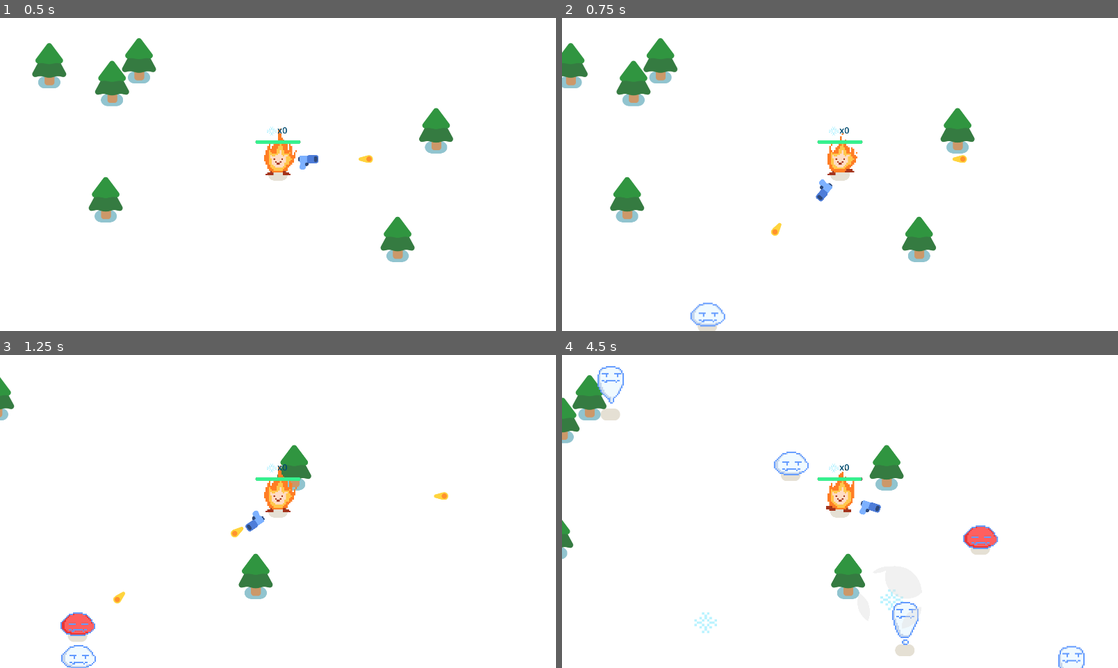
Above: before the commit, frames 1-4 (two rows, left to right).
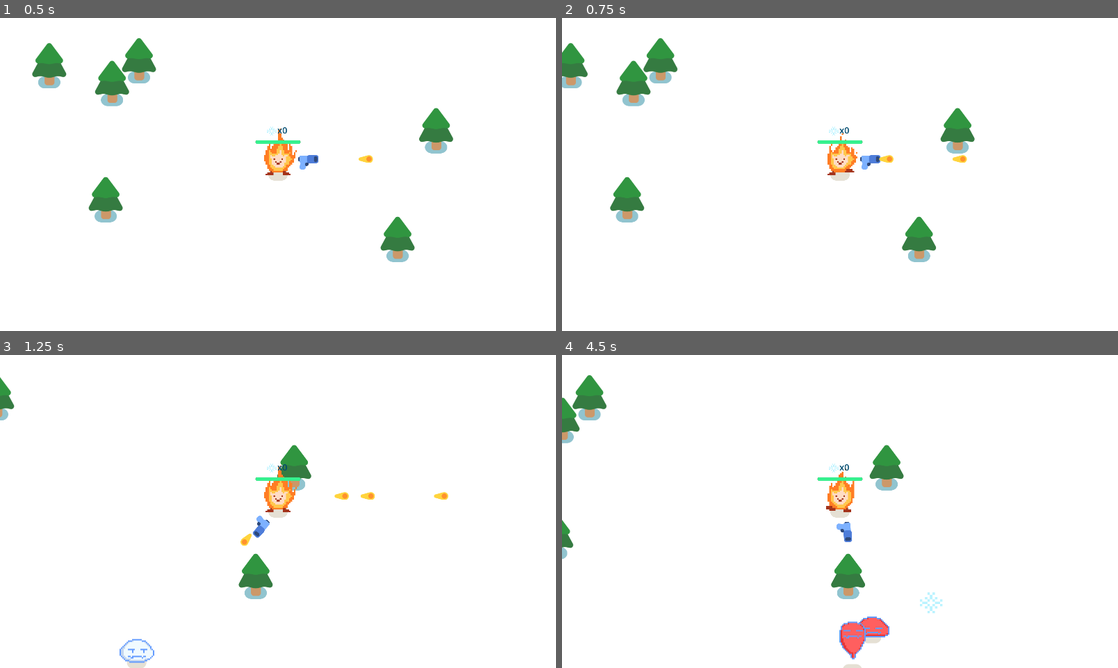
Above: after the commit, the same moments.

Repository: joszeto1/2024-game-final
Game: Godot game, scene res://survivors_game.tscn
Same seed, same stepped clock (60 frames per second), same inputs: the game is played once before the commit and once after it.
Inputs:
- Up to frame 1 (0.5 s): no input
- Up to frame 2 (0.75 s): hold D (move_right) from 0.53 s (still down)
- Up to frame 3 (1.25 s): keep holding D (move_right)
- Up to frame 4 (4.5 s): release D (move_right) at 1.28 s; hold S (move_down) 1.28-2.03 s; hold D (move_right) 2.03-2.78 s; hold W (move_up) 2.78-3.53 s; hold A (move_left) from 3.53 s (still down)

Frame 1 is identical in both runs. In frame 2, 0.6% of the frame differs, in the area x 23-60%, y 43-100%; in frame 3, 1.2%; in frame 4, 2.6%, in the area x 6-94%, y 3-100%.

Commit message:
files

Diff:
--- a/survivors_game.tscn
+++ b/survivors_game.tscn
@@ -53,7 +53,6 @@
 position = Vector2(475, 816)
 
 [node name="Timer" type="Timer" parent="."]
-wait_time = 0.5
 autostart = true
 
 [node name="GameOver" type="CanvasLayer" parent="."]
